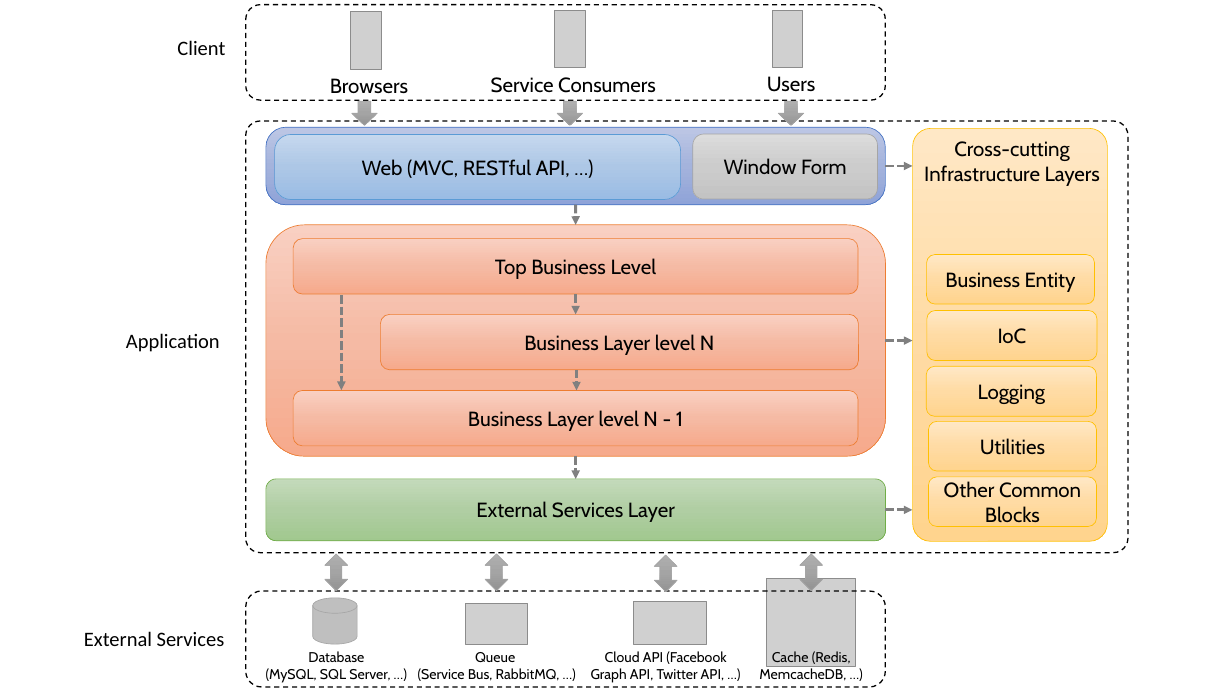
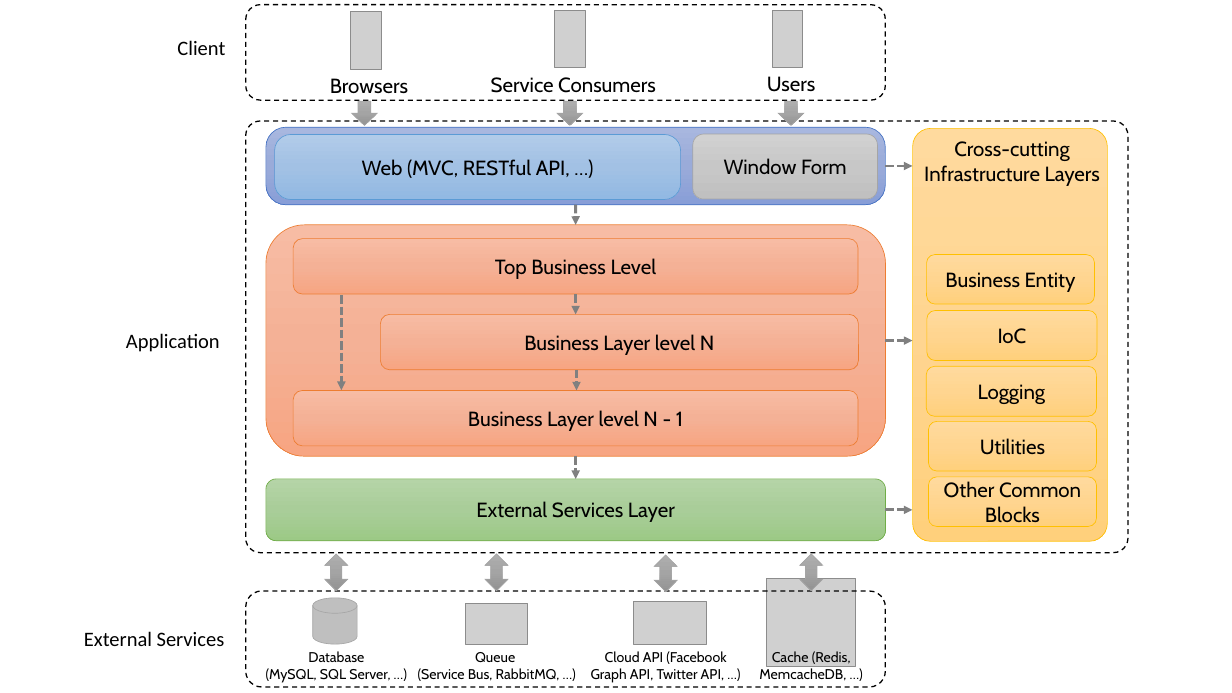
Before and after one commit to liepnguyen/Planru, a slide deck: slide 15 of Documents/Lessons Learned From Agile Quality Assurance In Scrum.pptx (slide 14 before the commit). Drawn at 1232x693 pixels with LibreOffice and Linux fonts; fonts in the diff are those of the drawing; grey boxes stand for pictures. Boxes give left, top, right and bottom in pixels: in the first picture for what was removed or moved away, otherwise in the second. Text is boxed around its words. In the diff, an @@ line names an element or a change of style, - is before the commit and + after.

```diff
--- a/Documents/Lessons Learned From Agile Quality Assurance In Scrum.pptx
+++ b/Documents/Lessons Learned From Agile Quality Assurance In Scrum.pptx
@@ rounded rectangle at bbox=[266, 128, 885, 205]: fill gradient #BEC8E6 to #A4B3DC to #90A4D9 to gradient #A8B7DF to #9AABD9 to #889ED7 @@
@@ rounded rectangle "Web (MVC, RESTful API, …)" at bbox=[274, 135, 680, 200]: fill gradient #C7D9EE to #ADC7E7 to #9ABDE5 to gradient #B1CBE9 to #A3C1E5 to #93B9E4 @@
@@ rounded rectangle "Window Form" at bbox=[693, 134, 878, 199]: fill gradient #DDDDDD to #CDCDCD to #C4C4C4 to gradient #D2D2D2 to #C8C8C8 to #C0C0C0 @@
@@ fill gradient #FFE8C7 to #FFDBA4 to #FFD58F to gradient #FFDB9E to #FFD590 to #FFD07C in 6 elements at bbox=[927, 366, 1097, 416], bbox=[929, 421, 1097, 471], bbox=[929, 477, 1097, 527], bbox=[927, 311, 1097, 360], bbox=[927, 255, 1095, 304], bbox=[913, 128, 1108, 542] @@
@@ fill gradient #F9D1C3 to #F5BAA4 to #F7AB8D to gradient #F7BDA5 to #F5B196 to #F8A582 in 4 elements at bbox=[381, 314, 859, 370], bbox=[293, 391, 858, 446], bbox=[293, 238, 858, 294], bbox=[266, 225, 886, 456] @@
@@ rounded rectangle "External Services Layer" at bbox=[266, 479, 886, 541]: fill gradient #C5DBBC to #B1CEA4 to #A2C890 to gradient #B5D5A7 to #AACE9A to #9CC987 @@
```
Also in this commit, not shown: 12 other slides changed, 1 slide added.
